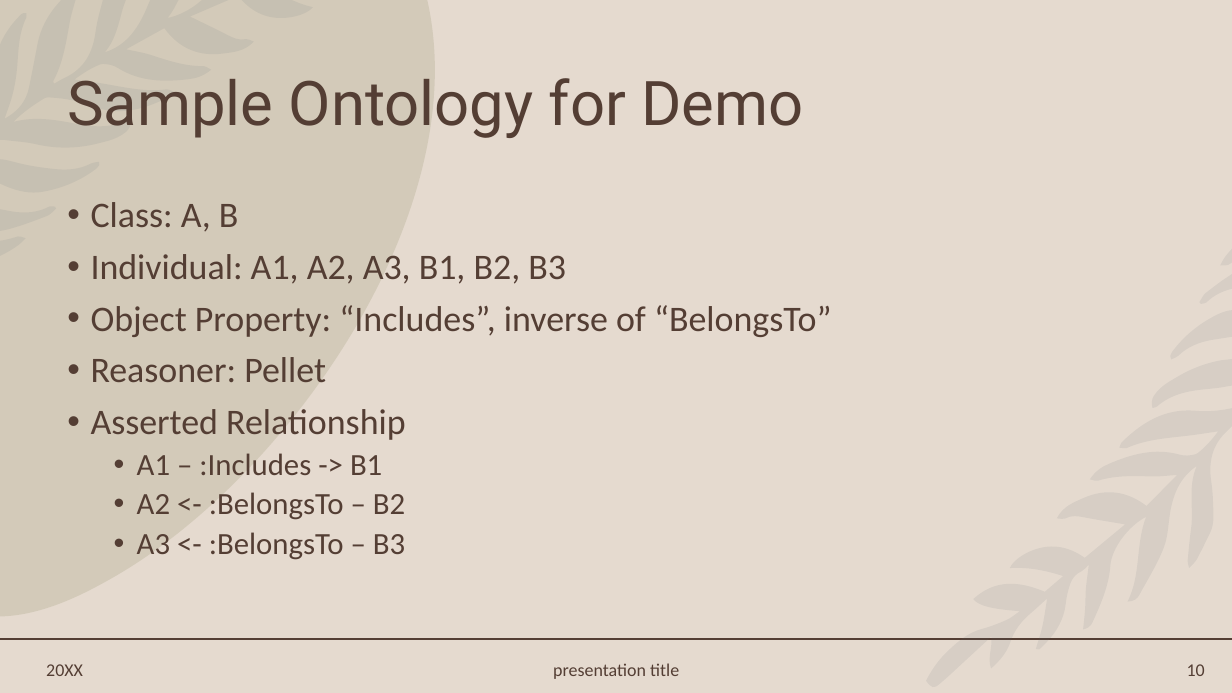
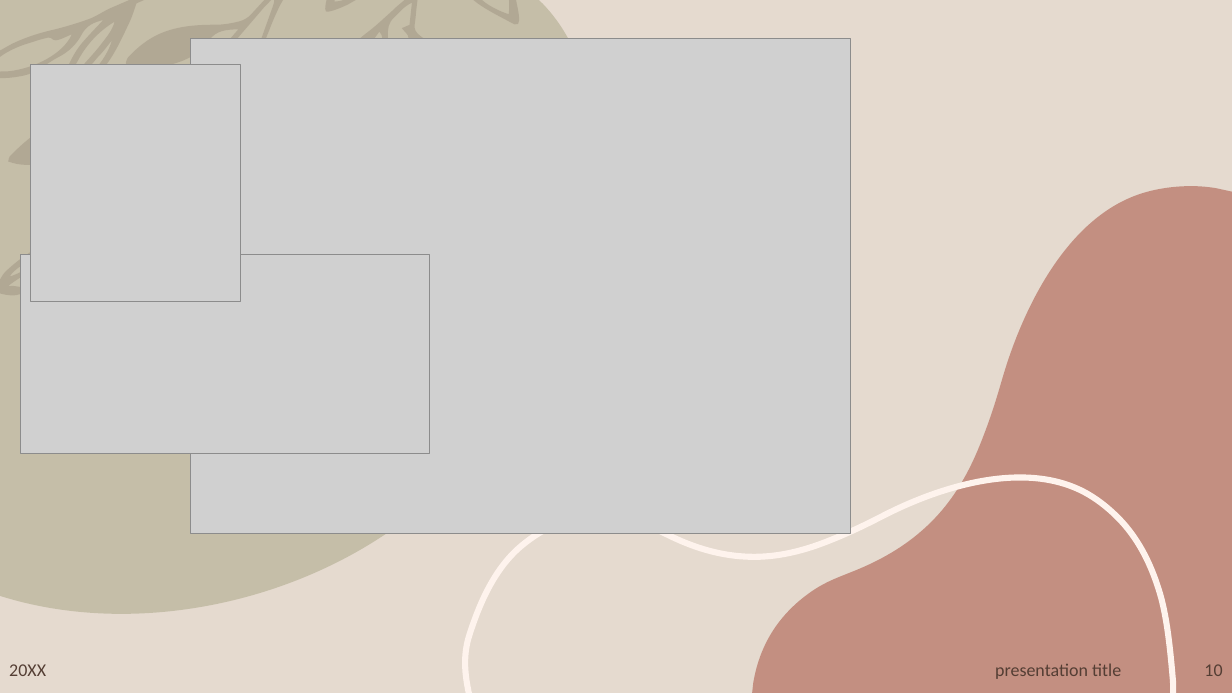
Before and after one commit to yasenstar/ontology, a slide deck: slide 10 of use_protege/Using_Protege.pptx. Drawn at 1232x693 pixels with LibreOffice and Linux fonts; fonts in the diff are those of the drawing; grey boxes stand for pictures. Boxes give left, top, right and bottom in pixels: in the first picture for what was removed or moved away, otherwise in the second. Text is boxed around its words. In the diff, an @@ line names an element or a change of style, - is before the commit and + after.

```diff
--- a/use_protege/Using_Protege.pptx
+++ b/use_protege/Using_Protege.pptx
@@ freeform shape resized from (x1=0, y1=0, x2=435, y2=616) to (x1=0, y1=0, x2=594, y2=614) @@
@@ freeform shape at (x1=0, y1=0, x2=594, y2=614): fill #A09D79 at 25% opacity to #A09D79 at 45% opacity @@
@@ freeform shape removed at (x1=0, y1=0, x2=313, y2=256) @@
@@ freeform shape added at (x1=0, y1=0, x2=519, y2=376), fill #543E34 at 17% opacity @@
@@ picture added at (x1=190, y1=39, x2=851, y2=533) @@
@@ picture added at (x1=31, y1=65, x2=241, y2=302) @@
@@ title removed at (x1=67, y1=78, x2=803, y2=138) @@
-Sample Ontology for Demo
@@ text removed at (x1=91, y1=202, x2=832, y2=560) @@
-• Class: A, B
-• Individual: A1, A2, A3, B1, B2, B3
-• Object Property: “Includes”, inverse of “BelongsTo”
-• Reasoner: Pellet
-• Asserted Relationship
-  • A1 – :Includes -> B1
-  • A2 <- :BelongsTo – B2
-  • A3 <- :BelongsTo – B3
@@ freeform shape resized from (x1=926, y1=249, x2=1232, y2=688) to (x1=752, y1=186, x2=1232, y2=693) @@
@@ freeform shape at (x1=752, y1=186, x2=1232, y2=693): fill #5D6A76 at 10% opacity to #AC5B4C at 59% opacity @@
@@ picture added at (x1=20, y1=255, x2=430, y2=455) @@
@@ freeform shape added at (x1=465, y1=477, x2=1173, y2=693), outline #FEF3ED 4.75 pt @@
@@ text "20XX" moved from (x1=46, y1=664, x2=83, y2=676) to (x1=9, y1=664, x2=46, y2=676) @@
@@ line removed from (0, 640) to (1232, 640) @@
@@ text "presentation title" moved from (x1=553, y1=663, x2=679, y2=679) to (x1=995, y1=663, x2=1121, y2=679) @@
@@ page number moved from (x1=1187, y1=664, x2=1205, y2=676) to (x1=1204, y1=664, x2=1222, y2=676) @@
```
Also in this commit, not shown: 3 other files.
